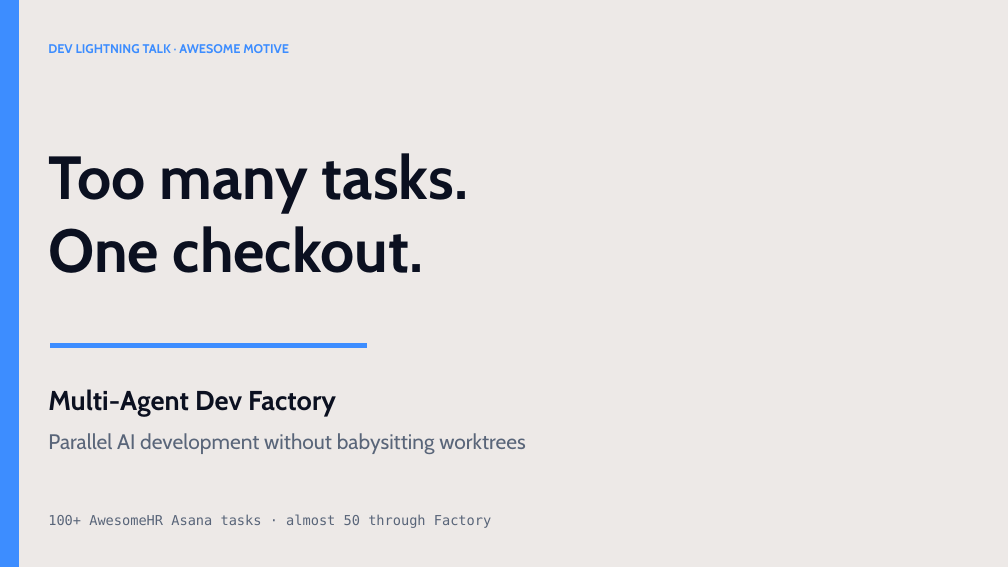
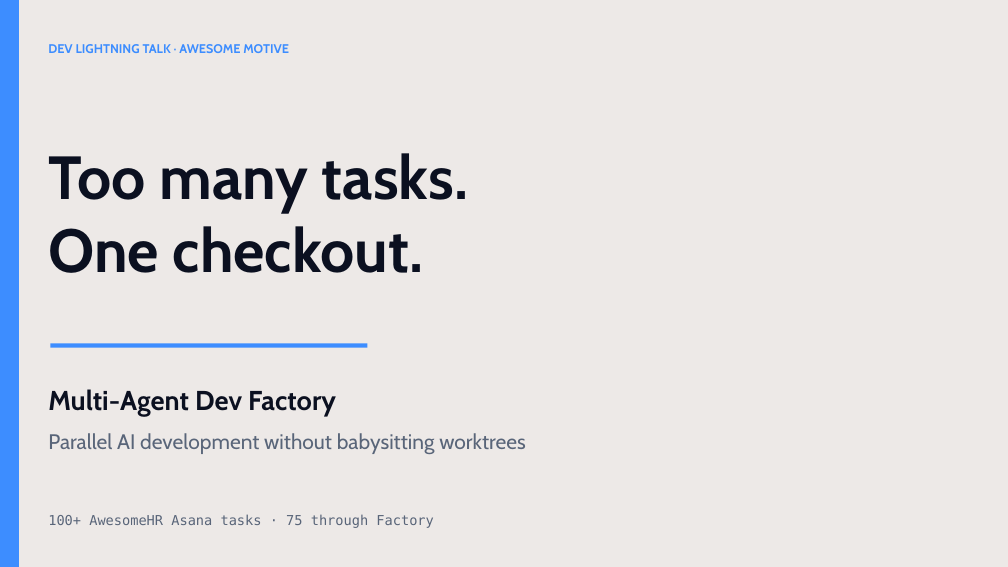
Before and after one commit to kagg-design/ai-factory-plugin, a slide deck: slide 1 of Multi-Agent Dev Factory.pptx. Drawn at 1008x567 pixels with LibreOffice and Linux fonts; fonts in the diff are those of the drawing. Boxes give left, top, right and bottom in pixels: in the first picture for what was removed or moved away, otherwise in the second. Text is boxed around its words. In the diff, an @@ line names an element or a change of style, - is before the commit and + after.

Commit message:
Update "Multi-Agent Dev Factory" presentation

```diff
--- a/Multi-Agent Dev Factory.pptx
+++ b/Multi-Agent Dev Factory.pptx
@@ text at (48,514,433,528): text changed @@
-100+ AwesomeHR Asana tasks · almost 50 through Factory
+100+ AwesomeHR Asana tasks · 75 through Factory
```
Also in this commit, not shown: 4 other slides changed.
